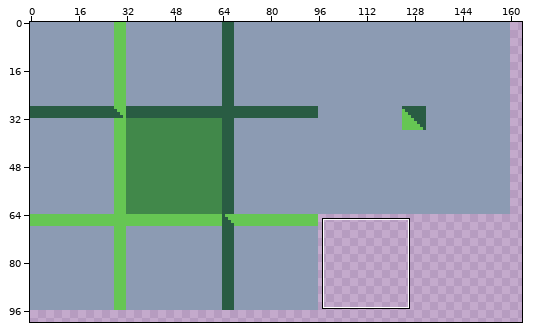
One commit to this pixel-art file: tiled/tiles.aseprite. Above: a wide view before the commit, with the close-up outlined.
Close-up. Before:
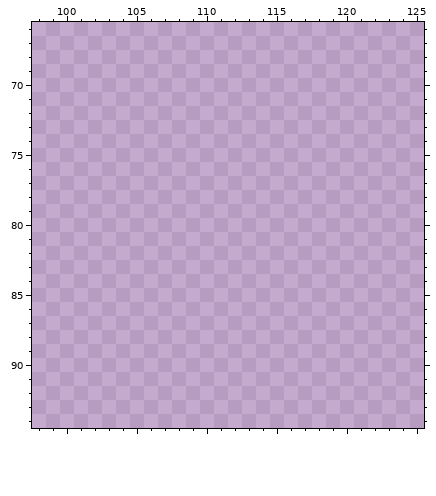
256x256 pixels, 1 frame. Shown: x 98..125, y 66..94. The wide view leaves out empty margins.
Now the later version:
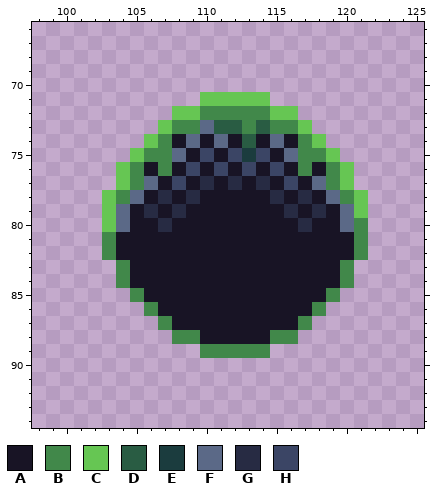
Palette (. is transparent): A #181425  B #41884a  C #66c653  D #295c43  E #1b3c3e  F #5b6987  G #272b43  H #3b4565
Change:
y 71: x 110..114 ..... -> CCCCC
y 72: x 108..116 ......... -> CCBBBBBCC
y 73: x 107..117 ........... -> CBBFDDBDBBC
y 74: x 106..118 ............. -> CBAFAFADAFABC
y 75: x 105..119 ............... -> CBBFAHAHEHAFBBC
y 76: x 104..120 ................. -> CBABAHAHAHAHABABC
y 77: x 104..120 ................. -> CBFAHAGAGAGAHAFBC
y 78: x 103..121 ................... -> CBFAGAGAAAAAGAGAFBC
y 79: x 103..121 ................... -> CFAGAGAAAAAAAGAGAFC
y 80: x 103..121 ................... -> CFAAGAAAAAAAAAGAAFB
y 81..82: x 103..121 ................... -> BAAAAAAAAAAAAAAAAAB
y 83..84: x 104..120 ................. -> BAAAAAAAAAAAAAAAB
y 85: x 105..119 ............... -> BAAAAAAAAAAAAAB
y 86: x 106..118 ............. -> BAAAAAAAAAAAB
y 87: x 107..117 ........... -> BAAAAAAAAAB
y 88: x 108..116 ......... -> BBAAAAABB
y 89: x 110..114 ..... -> BBBBB
Where, in picture pixels (left, top, right, bottom), the same in both close-ups:
added: (102, 92, 368, 358)
